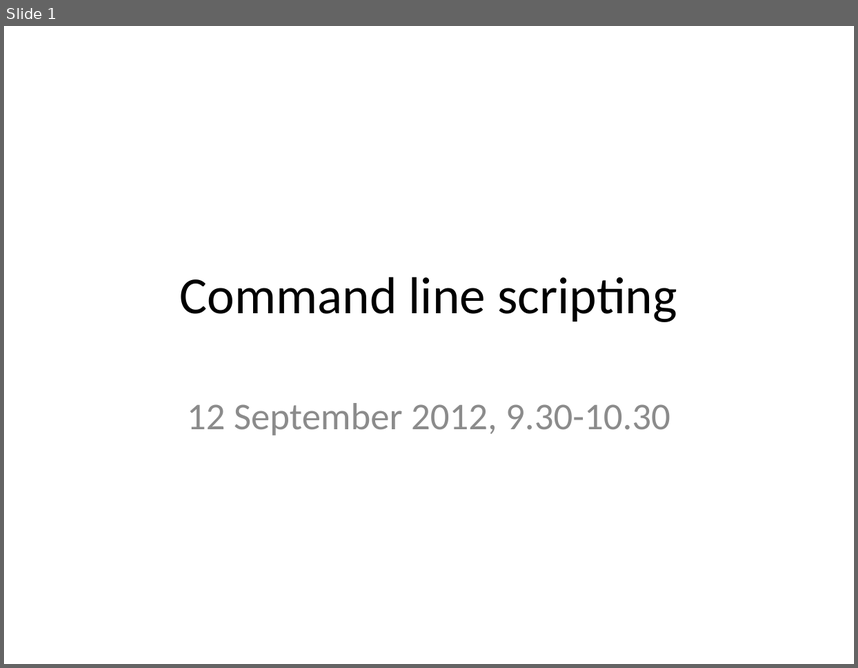
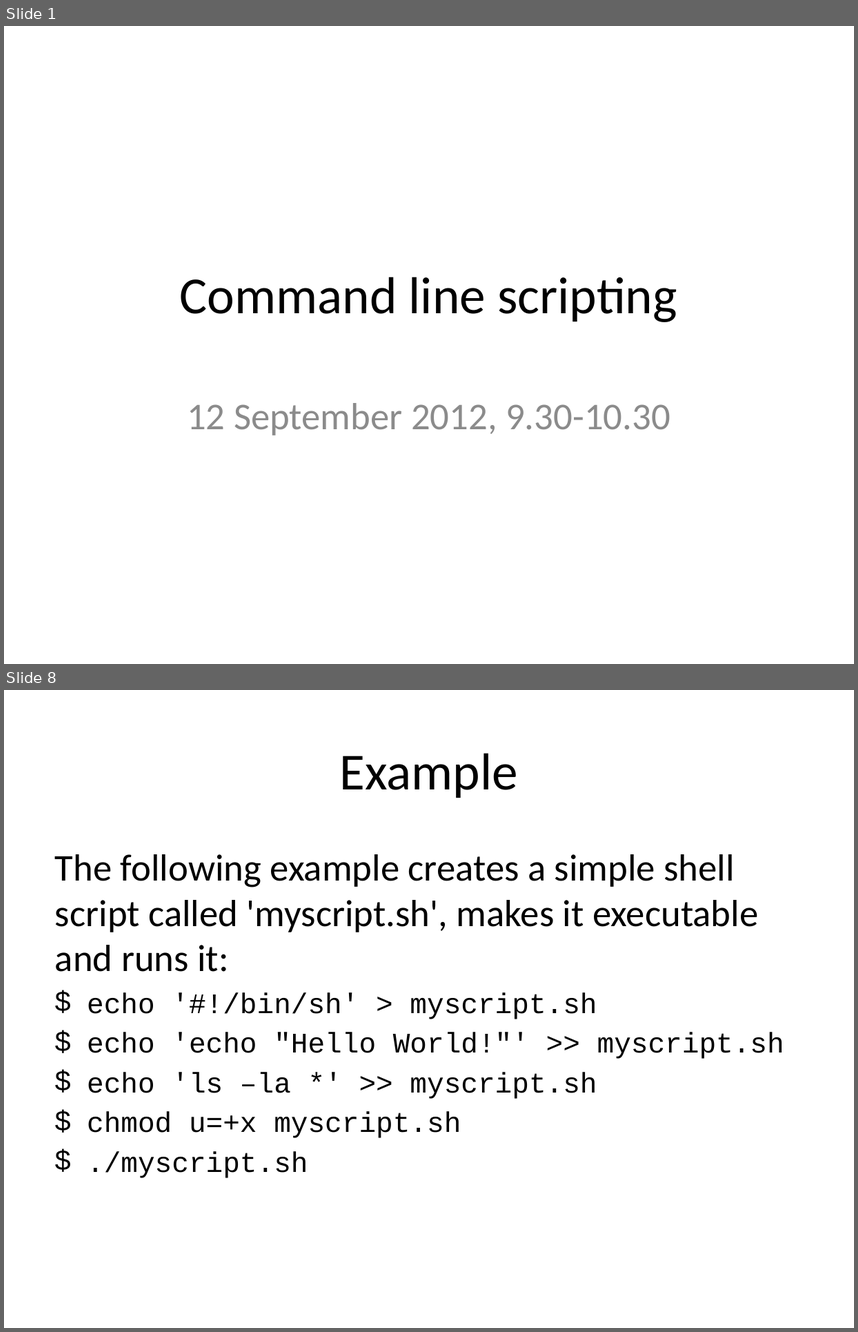
Before and after one commit to rvosa/ngs-workflows, a slide deck: doc/slides/day2/session1/CLIScripting.pptx. Shown one above the other, each under a label of ours: slide 1 before the commit, slides 1 and 8 after it; the slides between them are not shown. The pictures are 858x668 and 858x1332 pixels, drawn with LibreOffice and Linux fonts; fonts in the diff are those of the drawing. Boxes give left, top, right and bottom in pixels: in the first picture for what was removed or moved away, otherwise in the second. Text is boxed around its words. In the diff, an @@ line names an element or a change of style, - is before the commit and + after.

```diff
--- a/doc/slides/day2/session1/CLIScripting.pptx
+++ b/doc/slides/day2/session1/CLIScripting.pptx
@@ slide 8 added at (4, 690, 854, 1328), background #FFFFFF @@
@@ title added at (340, 753, 518, 798), 44 pt, text #000000 @@
+Example
@@ text added at (55, 854, 784, 1178), 24 pt, text #000000 @@
+The following example creates a simple shell script called 'myscript.sh', makes it executable and runs it:
+$ echo '#!/bin/sh' > myscript.sh
+$ echo 'echo "Hello World!"' >> myscript.sh
+$ echo 'ls –la *' >> myscript.sh
+$ chmod u=+x myscript.sh
+$ ./myscript.sh
```
Also in this commit, not shown: 5 slides changed, 9 other slides added, 7 slides removed.
